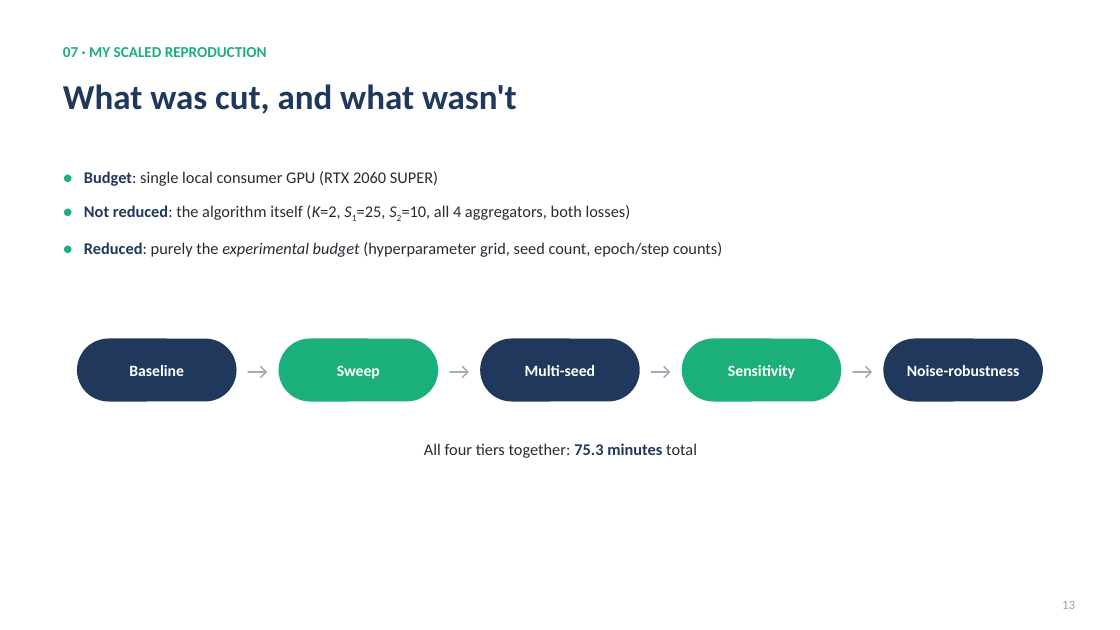
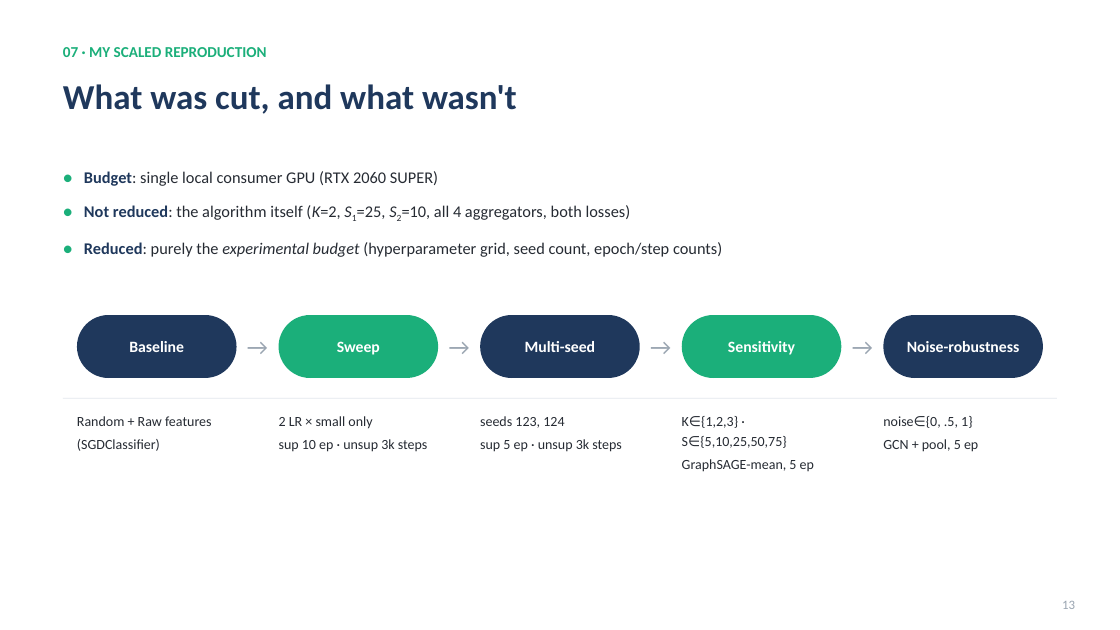
Before and after one commit to fedeceru/GraphSAGE, a slide deck: slide 13 of presentation/GraphSAGE_presentation.pptx. Drawn at 1120x630 pixels with LibreOffice and Linux fonts; fonts in the diff are those of the drawing. Boxes give left, top, right and bottom in pixels: in the first picture for what was removed or moved away, otherwise in the second. Text is boxed around its words. In the diff, an @@ line names an element or a change of style, - is before the commit and + after.

Commit message:
Refactor PPI results evaluation and update metrics
- Added backup presentations for GraphSAGE.
- Updated evaluation results for unsupervised models in JSON files, reflecting new F1 scores.
- Modified PPI results markdown to include separate columns for supervised and unsupervised selections.
- Enhanced `compile_results.py` to clarify the distinction between supervised and unsupervised selections.
- Adjusted `sweep_ppi_experiments.py` to write unsupervised sweep results to a separate JSON file, ensuring the main evaluation remains stable.
- Updated loss and performance curves images for PPI results.

```diff
--- a/presentation/GraphSAGE_presentation.pptx
+++ b/presentation/GraphSAGE_presentation.pptx
@@ 5 rounded rectangles, 4 texts: place and size @@
-5 rounded rectangles, 4 texts at [77, 339, 1044, 402]
+5 rounded rectangles, 4 texts at [77, 315, 1044, 378]
@@ line added from (63, 398) to (1057, 398), #E2E7EE 0.75 pt @@
@@ text added at [77, 416, 212, 451], 12 pt, text #262B33 @@
+Random + Raw features
+(SGDClassifier)
@@ text added at [279, 416, 428, 452], 12 pt, text #262B33 @@
+2 LR × small only
+sup 10 ep · unsup 3k steps
@@ text added at [480, 416, 622, 452], 12 pt, text #262B33 @@
+seeds 123, 124
+sup 5 ep · unsup 3k steps
@@ text added at [682, 416, 814, 472], 12 pt, text #262B33 @@
+K∈{1,2,3} · S∈{5,10,25,50,75}
+GraphSAGE-mean, 5 ep
@@ text added at [883, 416, 978, 452], 12 pt, text #262B33 @@
+noise∈{0, .5, 1}
+GCN + pool, 5 ep
@@ text removed at [424, 443, 697, 458] @@
-All four tiers together: 75.3 minutes total
```
Also in this commit, not shown: 7 other slides changed, 14 other files.
